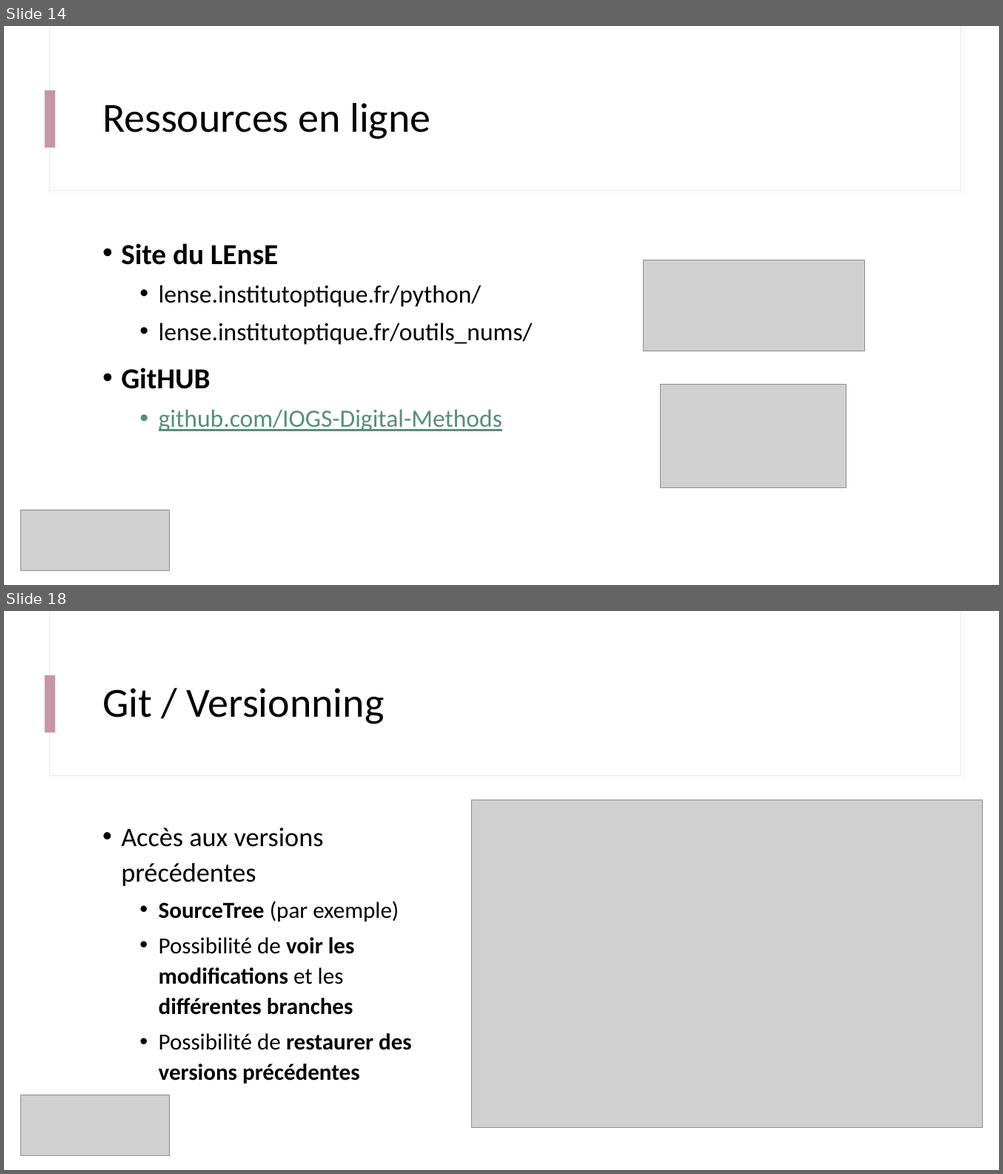
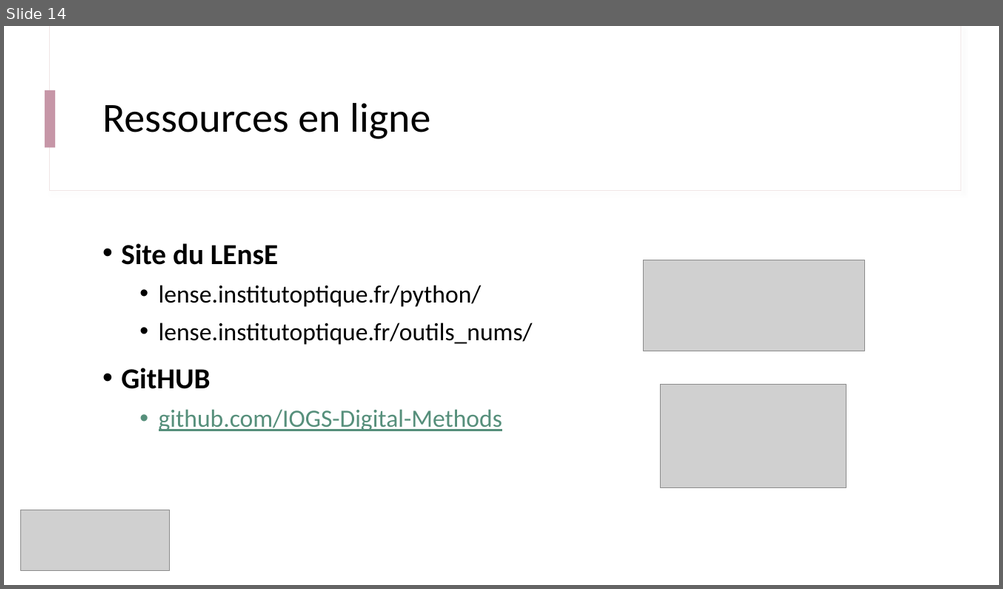
Before and after one commit to IOGS-Digital-Methods/semester-5, a slide deck: ONIP/onip_b0_intro/B0_0_Outils_Methodes.pptx. Shown one above the other, each under a label of ours: slides 14 and 18 before the commit, slide 14 after it; the slides between them are not shown. The pictures are 1003x1174 and 1003x589 pixels, drawn with LibreOffice and Linux fonts; fonts in the diff are those of the drawing; grey boxes stand for pictures. Boxes give left, top, right and bottom in pixels: in the first picture for what was removed or moved away, otherwise in the second. Text is boxed around its words. In the diff, an @@ line names an element or a change of style, - is before the commit and + after.

```diff
--- a/ONIP/onip_b0_intro/B0_0_Outils_Methodes.pptx
+++ b/ONIP/onip_b0_intro/B0_0_Outils_Methodes.pptx
@@ slide 18 removed at [4, 611, 999, 1170], background #FFFFFF; not listed: 3 template elements that a slide beside it also shows @@
@@ title removed at [102, 688, 384, 724] @@
-Git / Versionning
@@ picture removed at [472, 800, 982, 1128] @@
@@ text removed at [121, 828, 412, 1084] @@
-• Accès aux versions précédentes
-  • SourceTree (par exemple)
-  • Possibilité de voir les modifications et les différentes branches
-  • Possibilité de restaurer des versions précédentes
@@ picture removed at [20, 1095, 170, 1156] @@
```
Also in this commit, not shown: 5 other slides removed.
